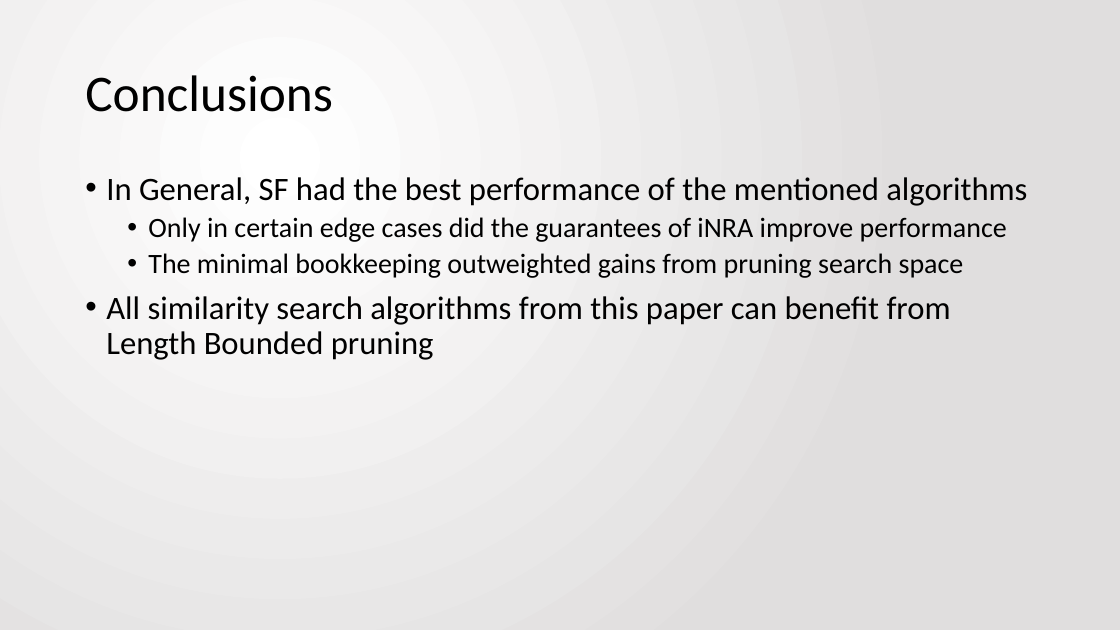
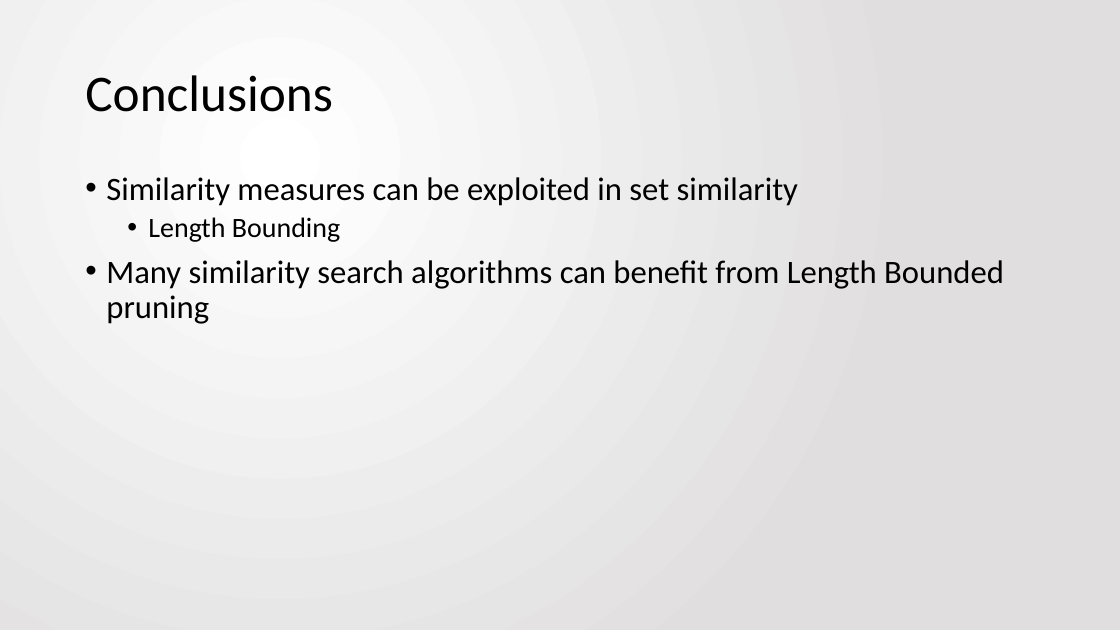
Before and after one commit to jbfitz/EECS405, a slide deck: slide 24 of Paper Presentation/EECS405.PattersonFitzpatrick.PaperPresentation.pptx (slide 23 before the commit). Drawn at 1120x630 pixels with LibreOffice and Linux fonts; fonts in the diff are those of the drawing. Boxes give left, top, right and bottom in pixels: in the first picture for what was removed or moved away, otherwise in the second. Text is boxed around its words. In the diff, an @@ line names an element or a change of style, - is before the commit and + after.

```diff
--- a/Paper Presentation/EECS405.PattersonFitzpatrick.PaperPresentation.pptx
+++ b/Paper Presentation/EECS405.PattersonFitzpatrick.PaperPresentation.pptx
@@ text at (106, 177, 1004, 324): text changed @@
-• In General, SF had the best performance of the mentioned algorithms
-  • Only in certain edge cases did the guarantees of iNRA improve performance
-  • The minimal bookkeeping outweighted gains from pruning search space
-• All similarity search algorithms from this paper can benefit from Length Bounded pruning
+• Similarity measures can be exploited in set similarity
+  • Length Bounding
+• Many similarity search algorithms can benefit from Length Bounded pruning
```
Also in this commit, not shown: 2 slides added, 1 slide removed.
